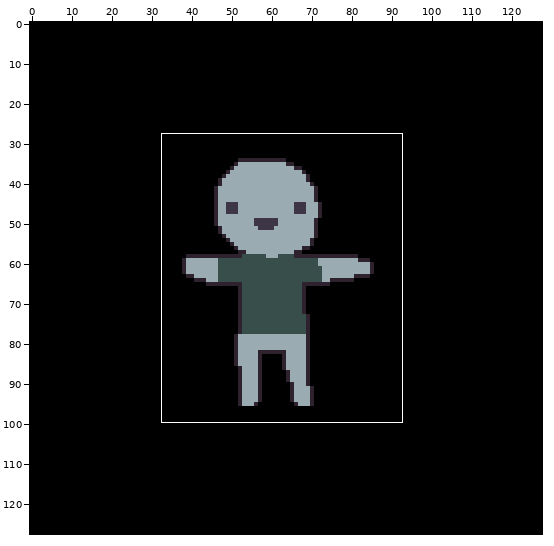
Pixel-art file, stored at data/imgs/animations/customer_0.ase. Above, an overview of the earlier version with the close-up marked.
Close-up. Before:
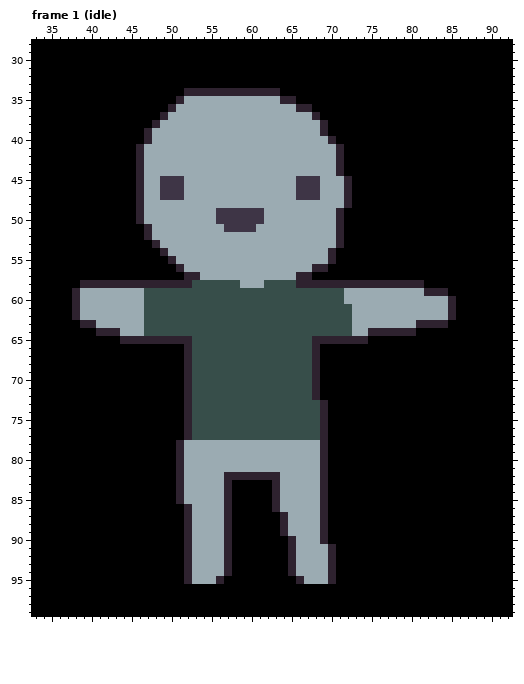
128x128 pixels, 2 frames. Shown: frame 1 (idle): x 33..92, y 28..99.
After:
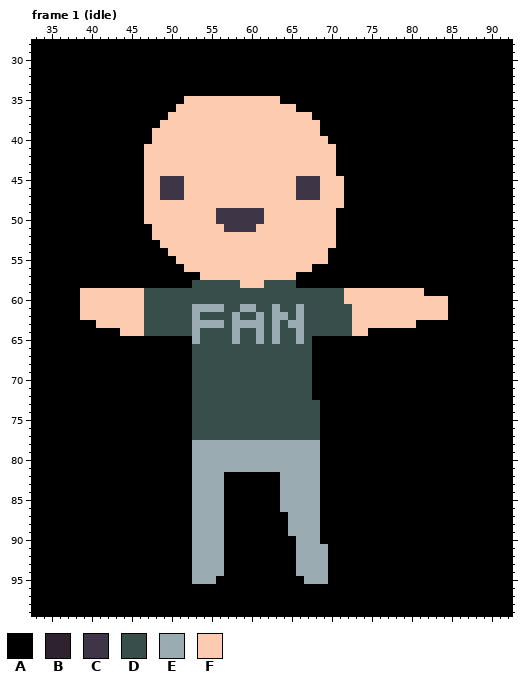
Palette (. is transparent): A #000000  B #2e222f  C #3e3546  D #374e4a  E #9babb2  F #fdcbb0
Change:
layer "Layer 3" added
Frame 1 (idle), layers "Layer 3", "Layer 2":
y 34: x 52..63 BBBBBBBBBBBB -> AAAAAAAAAAAA
y 35: x 51..65 BEEEEEEEEEEEEBB -> AFFFFFFFFFFFFAA
y 36: x 50..67 BEEEEEEEEEEEEEEEBB -> AFFFFFFFFFFFFFFFAA
y 37: x 49..68 BEEEEEEEEEEEEEEEEEEB -> AFFFFFFFFFFFFFFFFFFA
y 38: x 48..69 BEEEEEEEEEEEEEEEEEEEEB -> AFFFFFFFFFFFFFFFFFFFFA
y 39: x 47..69 BEEEEEEEEEEEEEEEEEEEEEB -> AFFFFFFFFFFFFFFFFFFFFFA
y 40: x 47..70 BEEEEEEEEEEEEEEEEEEEEEEB -> AFFFFFFFFFFFFFFFFFFFFFFA
y 41..44: x 46..71 BEEEEEEEEEEEEEEEEEEEEEEEEB -> AFFFFFFFFFFFFFFFFFFFFFFFFA
y 45..47: x 46..48 BEE -> AFF; x 52..65 EEEEEEEEEEEEEE -> FFFFFFFFFFFFFF; x 69..72 EEEB -> FFFA
y 48: x 46..72 BEEEEEEEEEEEEEEEEEEEEEEEEEB -> AFFFFFFFFFFFFFFFFFFFFFFFFFA
y 49..50: x 46..55 BEEEEEEEEE -> AFFFFFFFFF; x 62..71 EEEEEEEEEB -> FFFFFFFFFA
y 51: x 47..56 BEEEEEEEEE -> AFFFFFFFFF; x 61..71 EEEEEEEEEEB -> FFFFFFFFFFA
y 52: x 47..71 BEEEEEEEEEEEEEEEEEEEEEEEB -> AFFFFFFFFFFFFFFFFFFFFFFFA
y 53: x 48..71 BEEEEEEEEEEEEEEEEEEEEEEB -> AFFFFFFFFFFFFFFFFFFFFFFA
y 54: x 49..70 BEEEEEEEEEEEEEEEEEEEEB -> AFFFFFFFFFFFFFFFFFFFFA
y 55: x 50..70 BEEEEEEEEEEEEEEEEEEEB -> AFFFFFFFFFFFFFFFFFFFA
y 56: x 51..69 BEEEEEEEEEEEEEEEEBB -> AFFFFFFFFFFFFFFFFAA
y 57: x 52..67 BBEEEEEEEEEEEEBB -> AAFFFFFFFFFFFFAA
y 58: x 39..52 BBBBBBBBBBBBBB -> AAAAAAAAAAAAAA; x 59..61 EEE -> FFF; x 66..81 BBBBBBBBBBBBBBBB -> AAAAAAAAAAAAAAAA
y 59: x 38..46 BEEEEEEEE -> AFFFFFFFF; x 72..84 EEEEEEEEEEBBB -> FFFFFFFFFFAAA
y 60: x 38..46 BEEEEEEEE -> AFFFFFFFF; x 72..85 EEEEEEEEEEEEEB -> FFFFFFFFFFFFFA
y 61: x 38..46 BEEEEEEEE -> AFFFFFFFF; x 53..56 DDDD -> EEEE; x 59..60 DD -> EE; x 63 D -> E; x 66 D -> E; x 73..85 EEEEEEEEEEEEB -> FFFFFFFFFFFFA
y 62: x 38..46 BEEEEEEEE -> AFFFFFFFF; x 53 D -> E; x 58 D -> E; x 61 D -> E; x 63..64 DD -> EE; x 66 D -> E; x 73..85 EEEEEEEEEEEEB -> FFFFFFFFFFFFA
y 63: x 39..46 BBEEEEEE -> AAFFFFFF; x 53..56 DDDD -> EEEE; x 58..61 DDDD -> EEEE; x 63 D -> E; x 65..66 DD -> EE; x 73..84 EEEEEEEEBBBB -> FFFFFFFFAAAA
y 64: x 41..46 BBBEEE -> AAAFFF; x 53 D -> E; x 58 D -> E; x 61 D -> E; x 63 D -> E; x 66 D -> E; x 73..80 EEBBBBBB -> FFAAAAAA
y 65: x 44..53 BBBBBBBBBD -> AAAAAAAAAE; x 58 D -> E; x 61 D -> E; x 63 D -> E; x 66 D -> E; x 68..74 BBBBBBB -> AAAAAAA
y 66..72: x 52 B -> A; x 68 B -> A
y 73..77: x 52 B -> A; x 69 B -> A
y 78..81: x 51..52 BE -> AA; x 69 B -> A
y 82: x 51..52 BE -> AA; x 57..63 BBBBBBB -> AAAAAAA; x 69 B -> A
y 83..85: x 51..52 BE -> AA; x 57 B -> A; x 63 B -> A; x 69 B -> A
y 86: x 52 B -> A; x 57 B -> A; x 63 B -> A; x 69 B -> A
y 87..89: x 52 B -> A; x 57 B -> A; x 64 B -> A; x 69 B -> A
y 90: x 52 B -> A; x 57 B -> A; x 65 B -> A; x 69 B -> A
y 91..94: x 52 B -> A; x 57 B -> A; x 65 B -> A; x 70 B -> A
y 95: x 52 B -> A; x 56 B -> A; x 66 B -> A; x 70 B -> A
Boxes around the changes in both close-ups, in picture pixels (x1, y1, x2, y2):
changed: (72, 88, 456, 584)
